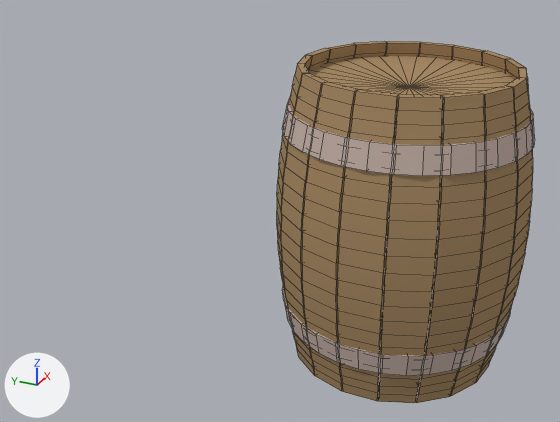
Renders of the Blender file development/graphics/objects/barrels/barrel.blend from each side of a commit.
The view is the same before and after, from a camera (50 mm lens) standing at (-3.85, -1.02, 2.71) and looking at (0.09, 0.75, 0.74). Every picture has the same lights, and +X, +Y and +Z are marked at lower left. Mesh edges are drawn as thin lines.

The older version as bpy lines, for what is in view:
```python
me_cube_001 = bpy.data.meshes.new('Cube.001')
me_cube_001.from_pydata(...)  # 1722 vertices, 1716 faces; spans x -14.7..58.3, y -7.4..7.4, z -1.0..1.0
me_cube_001.materials.append(mat_basicwood)  # brown #a88c67
me_cylinder_001 = bpy.data.meshes.new('Cylinder.001')
me_cylinder_001.from_pydata(...)  # a 32-sided cut cone along z (radius 0.94 at the low end, 0.9 at the high end) spanning x -0.94..0.94, y -0.94..0.94, z -1.0..1.0
me_cylinder_001.materials.append(mat_basicmetal)  # light grey #c6b3aa
me_cylinder_002 = bpy.data.meshes.new('Cylinder.002')
me_cylinder_002.from_pydata(...)  # a 32-sided cut cone along z (radius 0.94 at the low end, 0.9 at the high end) spanning x -0.94..0.94, y -0.94..0.94, z -1.0..1.0
me_cylinder_002.materials.append(mat_basicmetal)  # light grey #c6b3aa
ob_barrel = bpy.data.objects.new('barrel', me_cube_001)
ob_barrel.location = (0.503, 0.0, 0.855)
ob_barrel.scale = (-0.019, 0.095, 0.822)
ob_bottomring = bpy.data.objects.new('bottomRing', me_cylinder_002)
ob_bottomring.location = (0.089, 0.0, 0.287)
ob_bottomring.scale = (0.712, 0.712, -0.0682)
ob_topring = bpy.data.objects.new('topRing', me_cylinder_001)
ob_topring.location = (0.089, 0.0, 1.431)
ob_topring.scale = (0.712, 0.712, 0.0682)
```
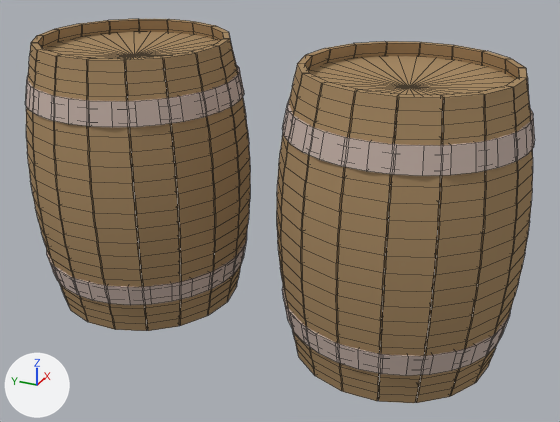
Where the change shows, as pixel boxes (x1, y1, x2, y2) in the pictures (560 x 422 px):
'barrel.001', added (brown)
    after: (26, 19, 250, 331)
'topRing.001', added
    after: (25, 65, 244, 127)
'bottomRing.001', added
    after: (47, 236, 247, 305)

The change, as a list of edits to the scene's bpy script:
```text
Add ob_bottomring_001:
    ob_bottomring_001 = bpy.data.objects.new('bottomRing.001', me_cylinder_002)
    ob_bottomring_001.location = (0.089, 1.726, 0.287)
    ob_bottomring_001.scale = (0.712, 0.712, -0.0682)
Add ob_topring_001:
    ob_topring_001 = bpy.data.objects.new('topRing.001', me_cylinder_001)
    ob_topring_001.location = (0.089, 1.726, 1.431)
    ob_topring_001.scale = (0.712, 0.712, 0.0682)
Add ob_barrel_001:
    ob_barrel_001 = bpy.data.objects.new('barrel.001', me_cube_001)
    ob_barrel_001.location = (0.503, 1.726, 0.855)
    ob_barrel_001.scale = (-0.019, 0.095, 0.822)
```
